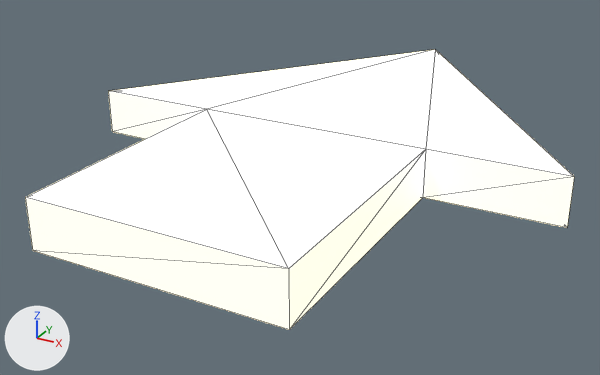
A saved change to the glTF model assets/export/marker_origin_arrow.glb.
Camera for both pictures: a 50 mm camera at (0.601, -1.203, 0.493) aimed at (-0.031, -0.054, -0.082). The axes (+X, +Y, +Z) are drawn at lower left. The lights are the same throughout. The first picture is the older version. Mesh edges are drawn as thin lines. Vertices at exactly the same position are counted once.

Names of what the first picture shows: 'OriginArrow'.
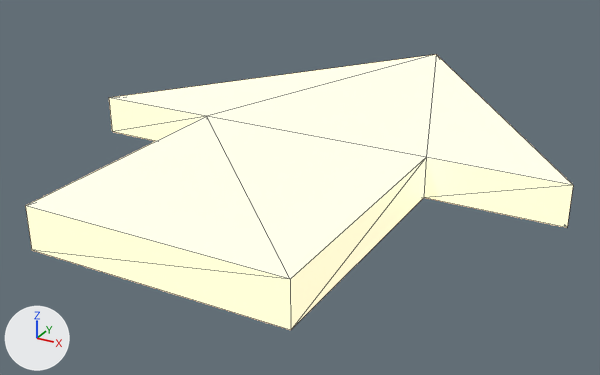
The newer file is also rescaled (x1.19), turned or shifted as a whole; pictures and numbers use the older file's frame.

The change, as a diff of the scene's bpy script:
```diff
--- a/assets/export/marker_origin_arrow.glb.py
+++ b/assets/export/marker_origin_arrow.glb.py
@@ mat_m_arrow @@
+mat_m_arrow = principled_material('M_Arrow')
+mat_m_arrow.base_color = (0.84, 0.66, 0.44)  # beige #ecd4b1
+mat_m_arrow.emission_color = (0.84, 0.66, 0.44)  # beige #ecd4b1
+mat_m_arrow.emission_strength = 1.0
@@ me_originarrow_mesh @@
 # used by ob_originarrow; location = (0.0, 0.0, 0.0)
-me_originarrow_mesh.from_pydata(...)  # 14 vertices, 24 faces; spans x -0.42..0.42, y -0.5..0.5, z -0.04..0.04
-me_originarrow_mesh.vertices[0].co = (0.0, 0.5, 0.04)  # pixel (435, 49)
-me_originarrow_mesh.vertices[1].co = (0.42, -0.08, 0.04)  # pixel (574, 176)
-me_originarrow_mesh.vertices[2].co = (0.2, -0.08, 0.04)  # pixel (425, 149)
-me_originarrow_mesh.vertices[3].co = (0.2, -0.5, 0.04)  # pixel (288, 268)
-me_originarrow_mesh.vertices[4].co = (-0.2, -0.5, 0.04)  # pixel (25, 197)
-me_originarrow_mesh.vertices[5].co = (-0.2, -0.08, 0.04)  # pixel (206, 109)
-me_originarrow_mesh.vertices[6].co = (-0.42, -0.08, 0.04)  # pixel (108, 90)
-me_originarrow_mesh.vertices[7].co = (0.0, 0.5, -0.04)
-me_originarrow_mesh.vertices[9].co = (0.2, -0.08, -0.04)  # pixel (422, 197)
-me_originarrow_mesh.vertices[10].co = (0.2, -0.5, -0.04)  # pixel (289, 329)
-me_originarrow_mesh.vertices[11].co = (-0.2, -0.5, -0.04)  # pixel (32, 250)
-me_originarrow_mesh.vertices[12].co = (-0.2, -0.08, -0.04)
-me_originarrow_mesh.materials.append(mat_m_originarrow)  # beige #f2e7c8, glowing beige #f2e7c8
+me_originarrow_mesh.from_pydata(...)  # 14 vertices, 24 faces; spans x -0.42..0.42, y -0.5..0.508, z -0.04..0.027
+# me_originarrow_mesh part 1
+me_originarrow_mesh.vertices[0].co = (0.0, 0.508, 0.027)  # pixel (436, 54)
+me_originarrow_mesh.vertices[1].co = (0.42, -0.08, 0.027)  # pixel (573, 185)
+me_originarrow_mesh.vertices[2].co = (0.202, -0.08, 0.027)  # pixel (426, 157)
+me_originarrow_mesh.vertices[3].co = (0.202, -0.5, 0.027)  # pixel (290, 279)
+me_originarrow_mesh.vertices[4].co = (-0.202, -0.5, 0.027)  # pixel (25, 205)
+me_originarrow_mesh.vertices[5].co = (-0.202, -0.08, 0.027)  # pixel (206, 116)
+me_originarrow_mesh.vertices[6].co = (-0.42, -0.08, 0.027)  # pixel (108, 97)
+me_originarrow_mesh.vertices[7].co = (0.0, 0.508, -0.04)
+me_originarrow_mesh.vertices[9].co = (0.202, -0.08, -0.04)  # pixel (423, 197)
+me_originarrow_mesh.vertices[10].co = (0.202, -0.5, -0.04)  # pixel (290, 330)
+me_originarrow_mesh.vertices[11].co = (-0.202, -0.5, -0.04)  # pixel (31, 250)
+me_originarrow_mesh.vertices[12].co = (-0.202, -0.08, -0.04)
+me_originarrow_mesh.materials.append(mat_m_arrow)  # beige #ecd4b1, glowing beige #ecd4b1
```

Location of each change, (x1, y1, x2, y2) in pixels of the pictures (600 x 375 px):
'OriginArrow', recoloured, reshaped: before (25, 50, 574, 330); after (26, 55, 573, 330)
